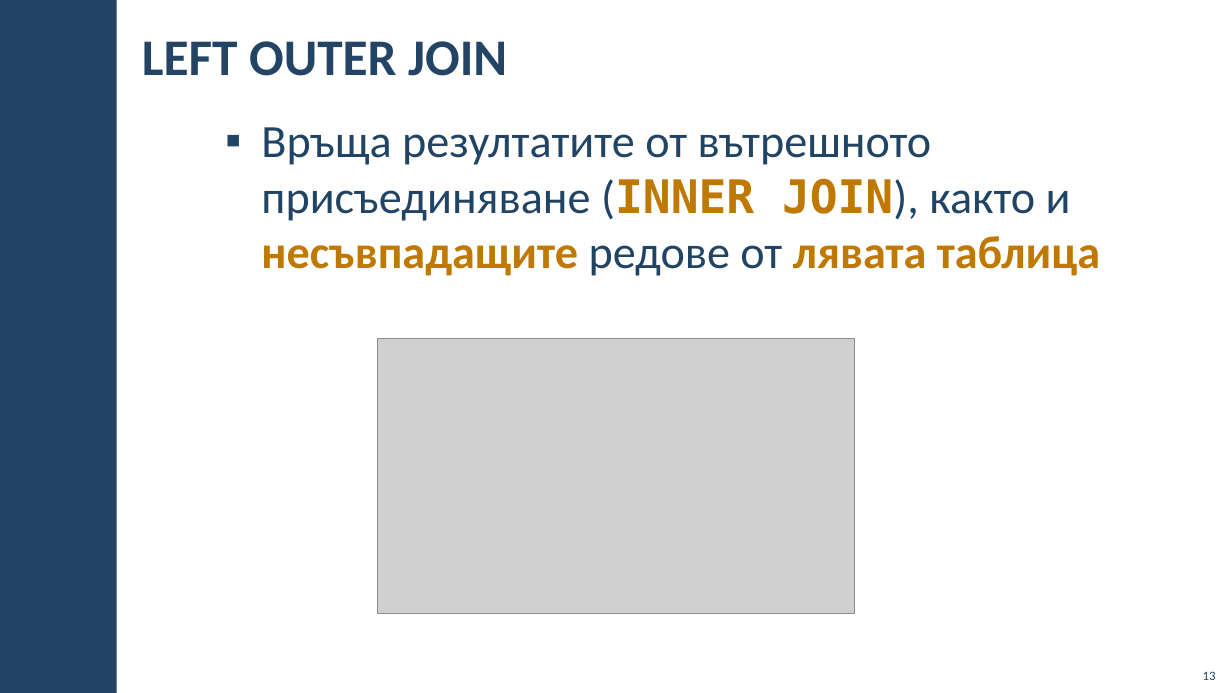
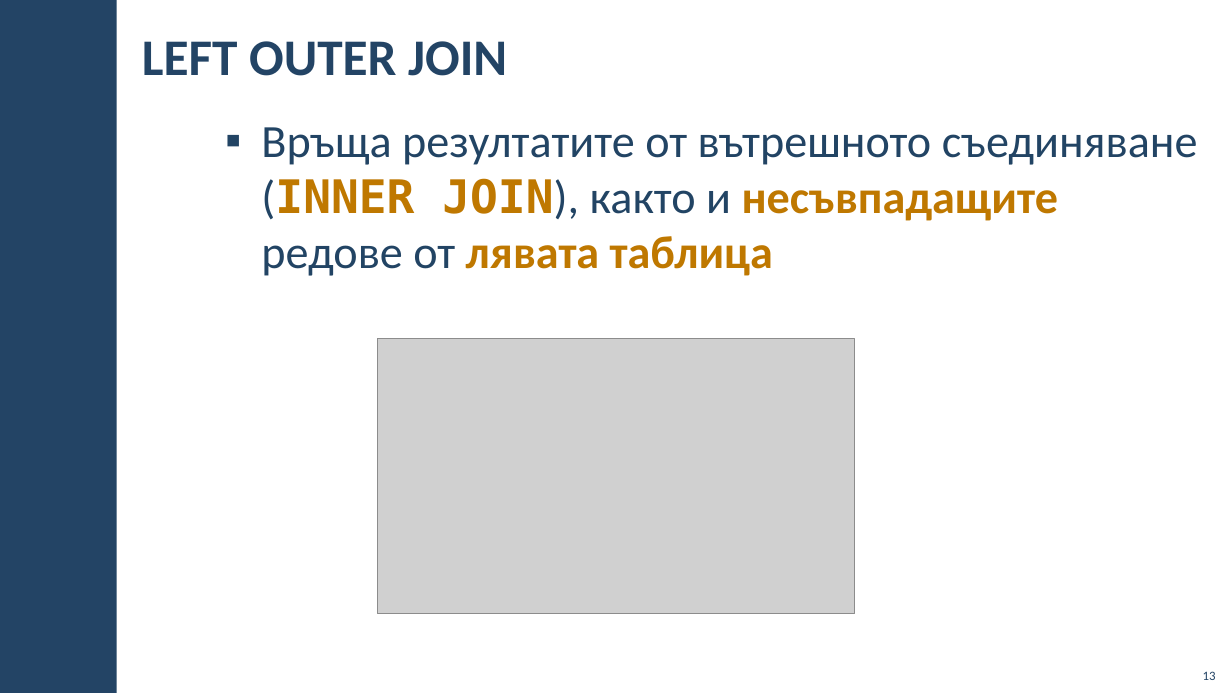
Before and after one commit to BG-IT-Edu/School-Programming, a slide deck: slide 13 of Courses/Software-Sciences/Module-3-Databases-New/09-Joining-Tables/09-Joining-Tables.pptx. Drawn at 1232x693 pixels with LibreOffice and Linux fonts; fonts in the diff are those of the drawing; grey boxes stand for pictures; background and template pictures are left out. Boxes give left, top, right and bottom in pixels: in the first picture for what was removed or moved away, otherwise in the second. Text is boxed around its words. In the diff, an @@ line names an element or a change of style, - is before the commit and + after.

```diff
--- a/Courses/Software-Sciences/Module-3-Databases-New/09-Joining-Tables/09-Joining-Tables.pptx
+++ b/Courses/Software-Sciences/Module-3-Databases-New/09-Joining-Tables/09-Joining-Tables.pptx
@@ text at (261,127,1198,276): text changed @@
-  ▪ Връща резултатите от вътрешното присъединяване (INNER JOIN), както и несъвпадащите редове от лявата таблица
+  ▪ Връща резултатите от вътрешното съединяване (INNER JOIN), както и несъвпадащите редове от лявата таблица
```
Also in this commit, not shown: 11 other slides changed, 3 other files.
